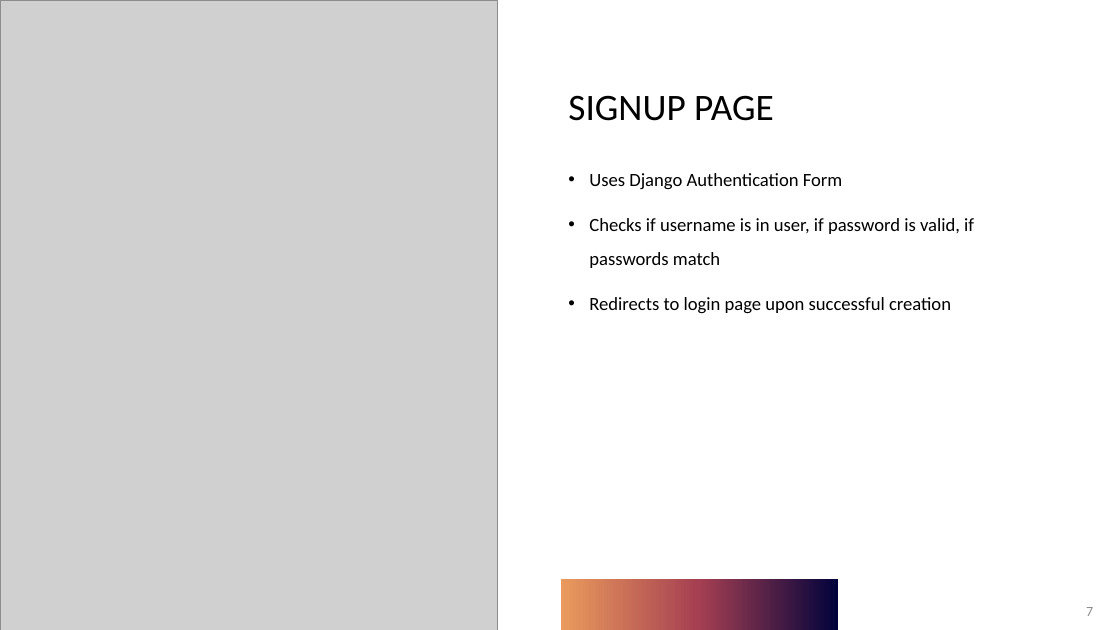
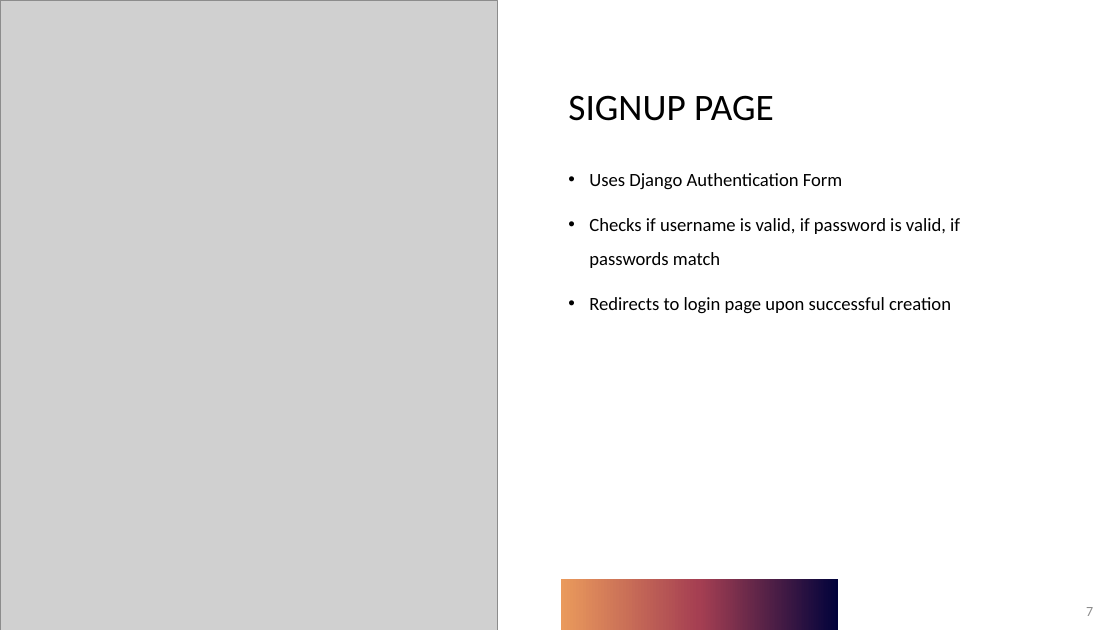
Before and after one commit to adriaonline/CPT200SP24-Team1, a slide deck: slide 7 of Phase 2 Docs/Phase 2 - Presentation.pptx. Drawn at 1120x630 pixels with LibreOffice and Linux fonts; fonts in the diff are those of the drawing; grey boxes stand for pictures. Boxes give left, top, right and bottom in pixels: in the first picture for what was removed or moved away, otherwise in the second. Text is boxed around its words. In the diff, an @@ line names an element or a change of style, - is before the commit and + after.

```diff
--- a/Phase 2 Docs/Phase 2 - Presentation.pptx
+++ b/Phase 2 Docs/Phase 2 - Presentation.pptx
@@ text at (589, 218, 960, 268): text changed @@
-• Checks if username is in user, if password is valid, if passwords match
+• Checks if username is valid, if password is valid, if passwords match
```
Also in this commit, not shown: 6 other slides changed, 6 other files.
